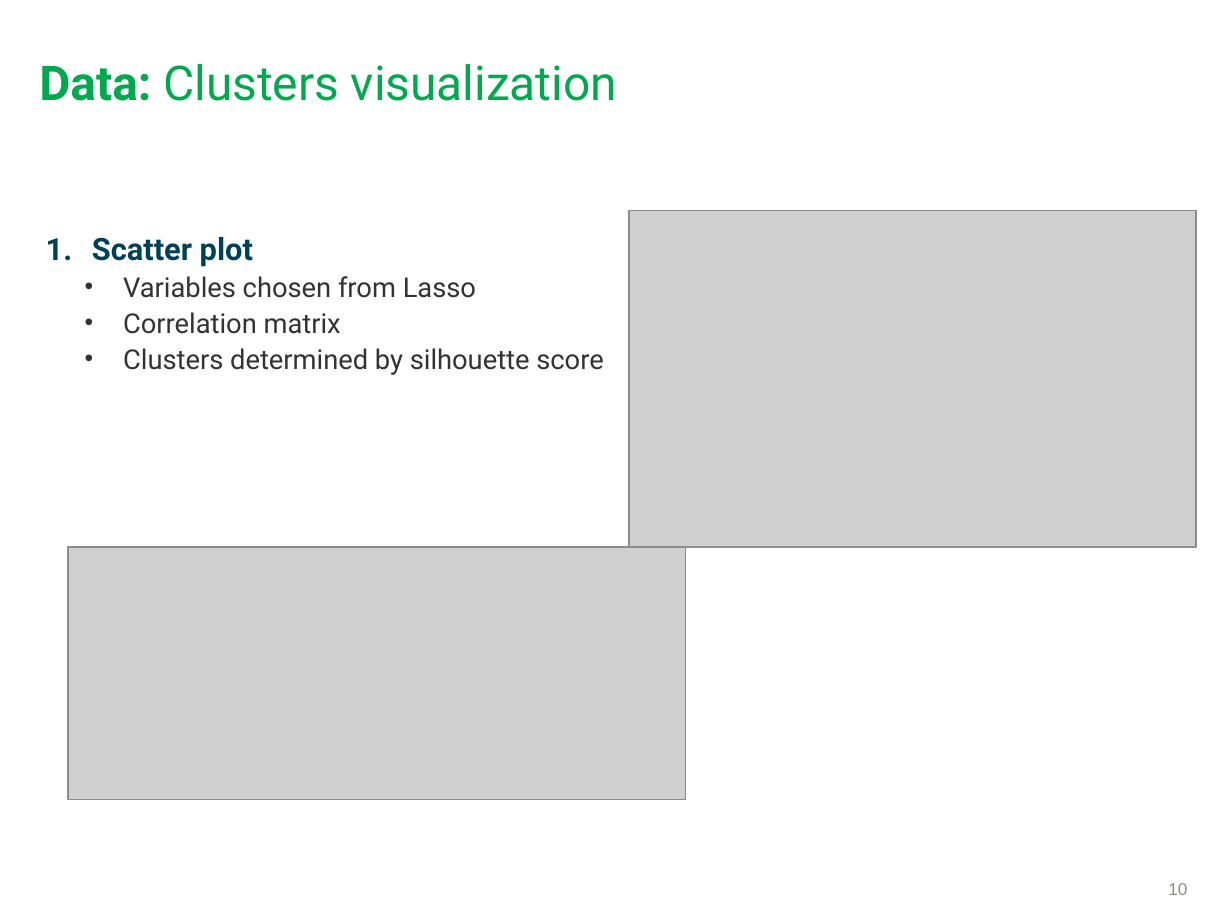
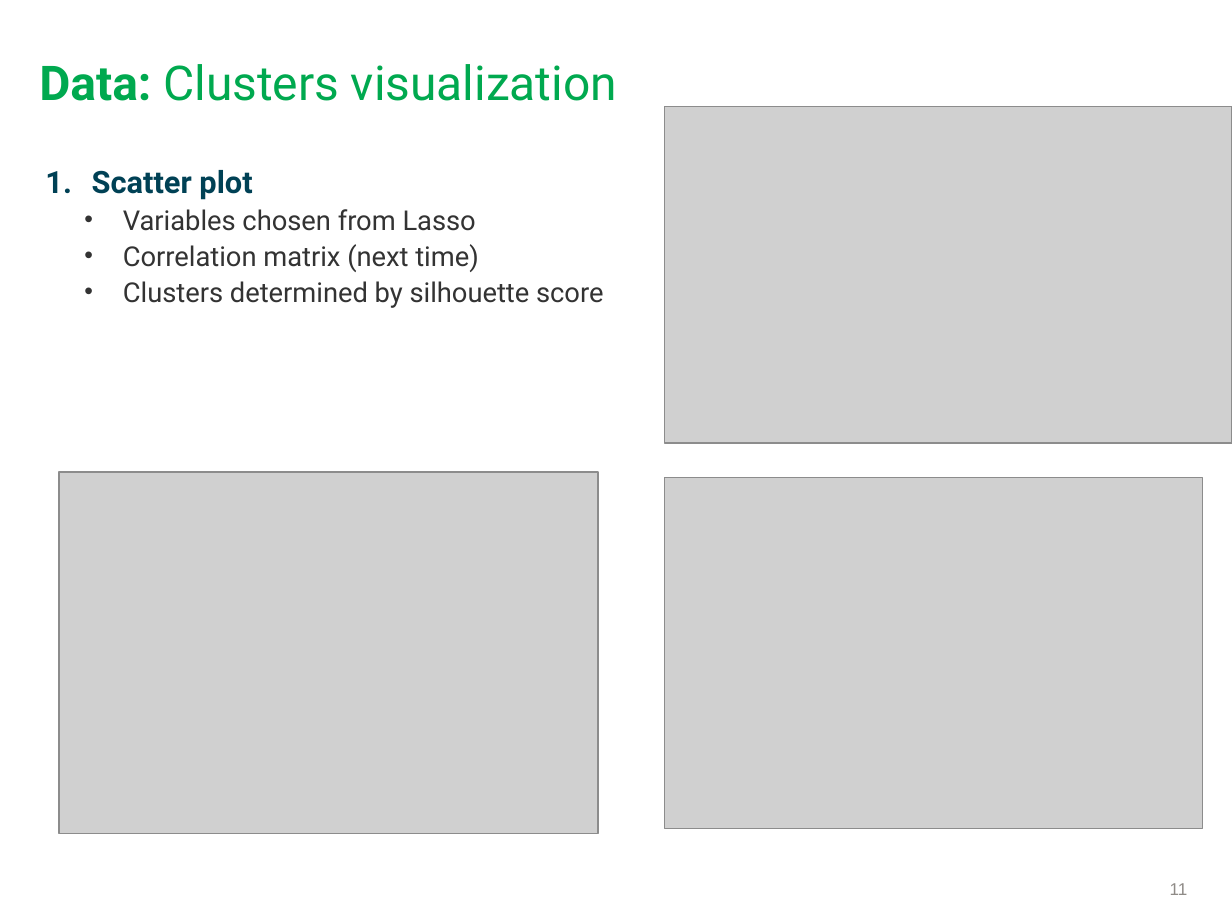
Before and after one commit to rochelle-march/project-2, a slide deck: slide 11 of Final-Project-Presentation.pptx (slide 10 before the commit). Drawn at 1232x924 pixels with LibreOffice and Linux fonts; fonts in the diff are those of the drawing; grey boxes stand for pictures. Boxes give left, top, right and bottom in pixels: in the first picture for what was removed or moved away, otherwise in the second. Text is boxed around its words. In the diff, an @@ line names an element or a change of style, - is before the commit and + after.

```diff
--- a/Final-Project-Presentation.pptx
+++ b/Final-Project-Presentation.pptx
@@ picture: place and size @@
-picture at (628,211,1195,547)
+picture at (665,107,1232,444)
@@ text "Scatter plot": place and size @@
-text "Scatter plot" at (92,237,603,375)
+text "Scatter plot" at (92,170,603,308)
@@ text at (123,244,479,272): text changed @@
-  • Correlation matrix
+  • Correlation matrix (next time)
@@ picture: place and size @@
-picture at (68,547,685,800)
+picture at (59,472,599,834)
@@ picture added at (665,478,1202,829) @@
@@ page number at (1170,883,1188,895): text changed @@
-10
+11
```
Also in this commit, not shown: 2 slides added.
